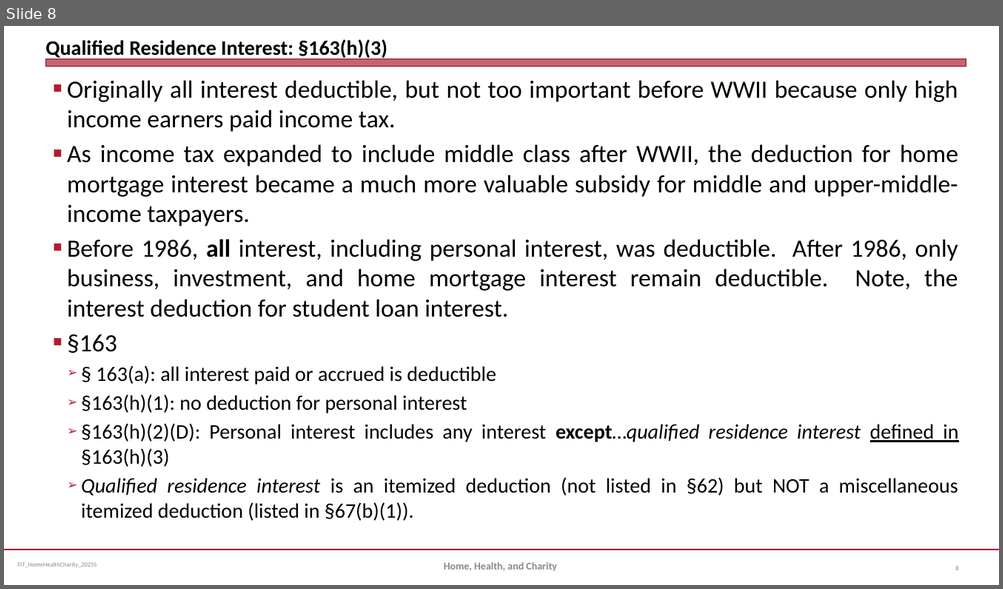
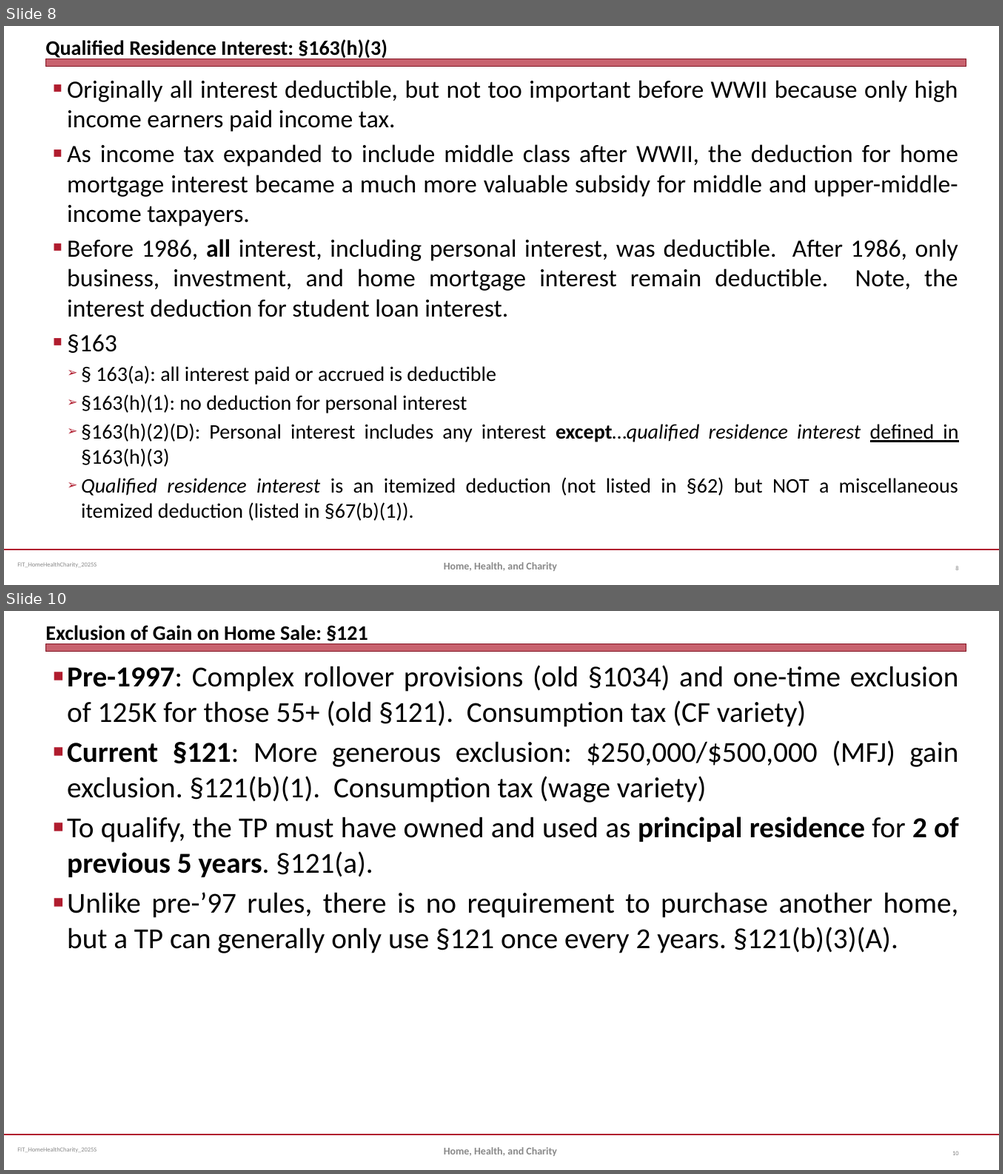
Before and after one commit to jmc877/Fed-Income-Tax, a slide deck: slides/FIT_HomeHealthCharity_2025S.pptx. Shown one above the other, each under a label of ours: slide 8 before the commit, slides 8 and 10 after it; the slides between them are not shown. The pictures are 1003x589 and 1003x1174 pixels, drawn with LibreOffice and Linux fonts; fonts in the diff are those of the drawing. Boxes give left, top, right and bottom in pixels: in the first picture for what was removed or moved away, otherwise in the second. Text is boxed around its words. In the diff, an @@ line names an element or a change of style, - is before the commit and + after.

```diff
--- a/slides/FIT_HomeHealthCharity_2025S.pptx
+++ b/slides/FIT_HomeHealthCharity_2025S.pptx
@@ slide 10 added at [4, 611, 999, 1170], background #FFFFFF; not listed: 3 template elements that a slide beside it also shows @@
@@ title added at [45, 625, 368, 645], 20 pt, text #000000, bold @@
+Exclusion of Gain on Home Sale: §121
@@ text added at [67, 665, 959, 954], 28 pt, text #000000 @@
+■ Pre-1997: Complex rollover provisions (old §1034) and one-time exclusion of 125K for those 55+ (old §121). Consumption tax (CF variety)
+■ Current §121: More generous exclusion: $250,000/$500,000 (MFJ) gain exclusion. §121(b)(1). Consumption tax (wage variety)
+■ To qualify, the TP must have owned and used as principal residence for 2 of previous 5 years. §121(a).
+■ Unlike pre-’97 rules, there is no requirement to purchase another home, but a TP can generally only use §121 once every 2 years. §121(b)(3)(A).
@@ text added at [444, 1147, 557, 1156], 10 pt, text #898989, bold @@
+Home, Health, and Charity
@@ page number added at [952, 1151, 959, 1156], 6 pt, text #808080 @@
+10
```
Also in this commit, not shown: 1 slide changed, 2 other slides added.
